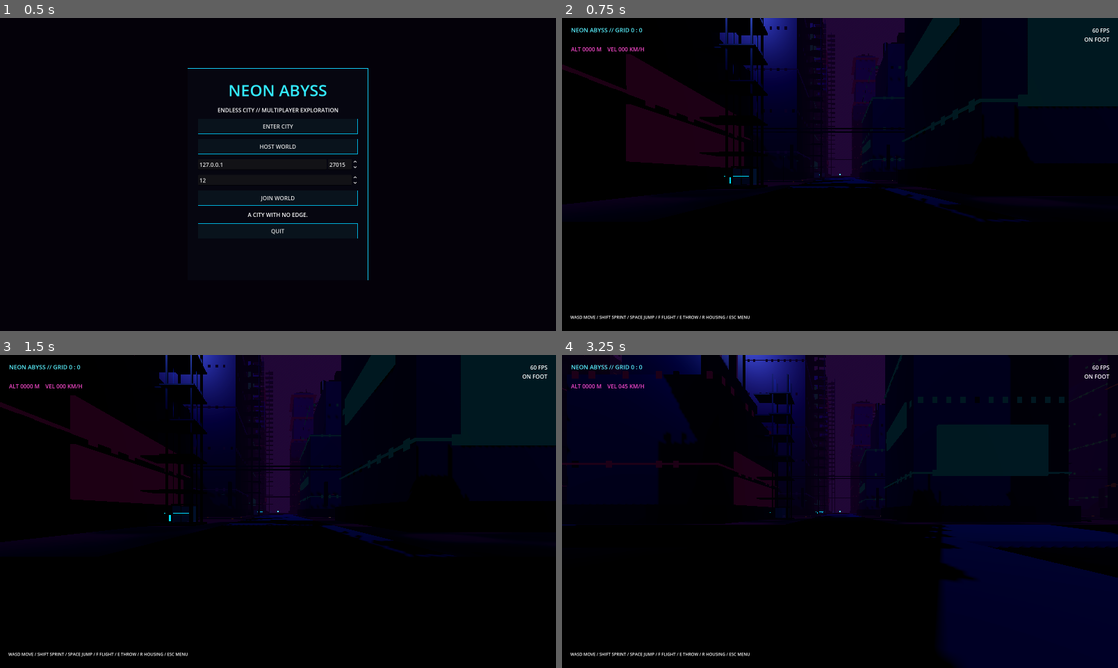
Above: before the commit, frames 1-4 (two rows, left to right).
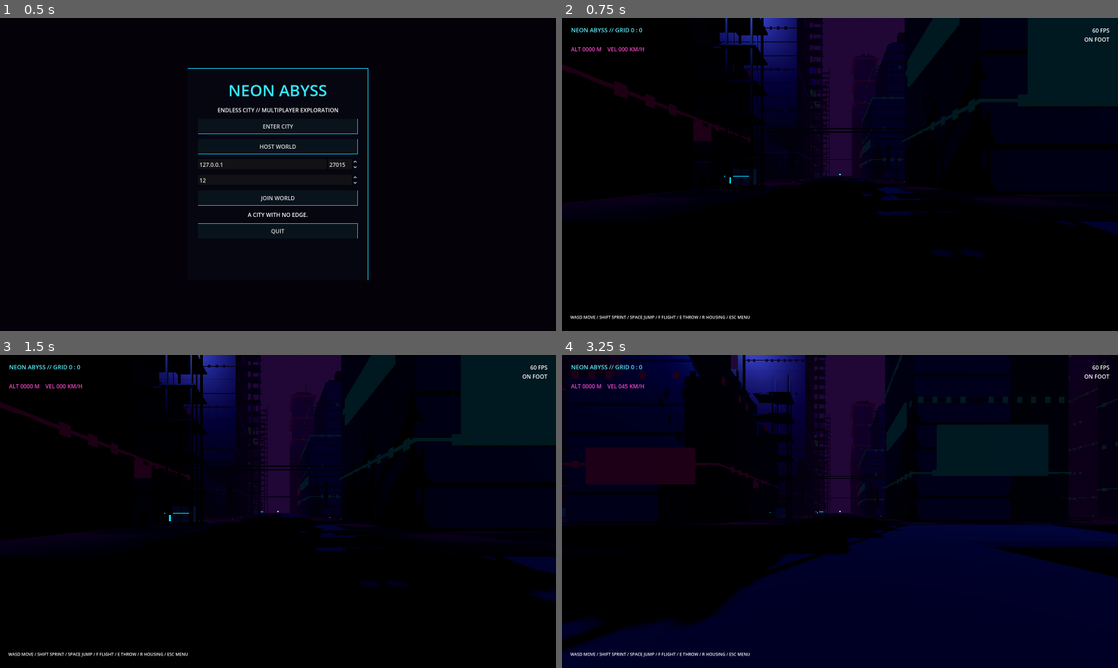
Above: after the commit, the same moments.

Repository: Liladizilla/neon-abyss
Game: Godot game, scene res://scenes/main.tscn
Two runs of this game, one before a commit and one after it. Both use one fixed random seed, a clock stepped at 60 frames per second and the inputs below.
Inputs (mouse positions are in pixels of both pictures, inside the frame that each line leads up to):
- Up to frame 1 (0.5 s): no input
- Up to frame 2 (0.75 s): click "ENTER CITY" at 0.5 s
- Up to frame 3 (1.5 s): tap Enter at 1.25 s; move the mouse to (305, 511) at 1.27 s; hold W (move_forward) from 1.28 s (still down); hold G (elevator_use) from 1.28 s (still down)
- Up to frame 4 (3.25 s): keep holding W (move_forward); tap Space (jump) at 1.52, 2.27 s; move the mouse to (812, 511) at 2.02 s; release G (elevator_use) at 2.03 s; tap R (interact) at 2.1 s; move the mouse to (851, 505) at 2.77 s; hold Shift (sprint) from 2.78 s (still down)

Frame 1 is identical in both runs. In frame 2, 5.8% of the frame differs, in the area x 0-100%, y 0-77%; in frame 3, 5.7%; in frame 4, 23%, in the area x 0-100%, y 0-100%.

Commit message:
Replace solid tower blocks with hollow walkable floor shells

Diff:
--- a/scripts/city_chunk.gd
+++ b/scripts/city_chunk.gd
@@ -175,17 +175,12 @@
             var building_index=ix*2+iz
             var neon:Color=NEON[rng.randi_range(0,NEON.size()-1)]
             var base_h=h*(0.58 if style==2 or style==4 else 0.72)
-            body_tx.append(Transform3D(Basis.from_scale(Vector3(w,base_h,d)),Vector3(x,base_h/2,z)))
-            body_colors.append(Color(0.68,0.72,0.86).lerp(Color(0.12,0.14,0.23),rng.randf_range(0.25,0.82)))
-            # Setback crowns and podiums turn each mass into a distinct skyline silhouette.
-            body_tx.append(Transform3D(Basis.from_scale(Vector3(w*1.08,2.4,d*1.08)),Vector3(x,1.2,z)))
-            body_colors.append(Color(0.12,0.16,0.25))
             var upper_h=h-base_h
             var upper_w=w*(0.58 if style==1 or style==4 else 0.78)
             var upper_d=d*(0.62 if style==0 or style==3 else 0.78)
-            body_tx.append(Transform3D(Basis.from_scale(Vector3(upper_w,upper_h,upper_d)),Vector3(x,base_h+upper_h/2,z)))
-            body_colors.append(Color(0.58,0.66,0.82).lerp(Color(0.09,0.11,0.19),rng.randf()))
-            colliders.append({"p":Vector3(x,h/2,z),"s":Vector3(w,h,d)})
+            var shell_color=Color(0.68,0.72,0.86).lerp(Color(0.12,0.14,0.23),rng.randf_range(0.25,0.82))
+            # Hollow shell replaces the old solid tower mass with walkable floor plates and stairs.
+            _append_hollow_tower(body_tx,body_colors,colliders,x,z,w,d,h,floors,base_h,upper_w,upper_d,shell_color)
             # Exterior glass elevator core with a visible landing for every generated floor.
             var lift_x=x+w*0.5+4.6
             var floor_height=h/float(floors)
@@ -302,6 +297,68 @@
             cs.position=data.p
             physics.add_child(cs)
         add_child(physics)
+func _append_hollow_tower(tx:Array[Transform3D],colors:Array[Color],colliders:Array[Dictionary],x:float,z:float,w:float,d:float,h:float,floors:int,base_h:float,upper_w:float,upper_d:float,shell_color:Color)->void:
+    var floor_height:=h/float(floors)
+    var floor_color:=Color(0.045,0.065,0.095)
+    var stair_color:=Color(0.12,0.18,0.25)
+    var slab:=0.28
+    var stair_opening_x:=3.3
+    var stair_opening_z:=3.5
+    for level in range(floors):
+        var y0:=float(level)*floor_height
+        var wall_height:=maxf(0.2,floor_height-0.12)
+        var cy:=y0+wall_height*0.5
+        var upper:=cy>=base_h
+        var fw:=upper_w if upper else w
+        var fd:=upper_d if upper else d
+        var hx:=fw*0.5
+        var hz:=fd*0.5
+        var side_depth:=maxf(1.0,(fd-stair_opening_z)*0.5)
+        var wall_specs:Array[Dictionary]=[
+            {"size":Vector3(0.48,wall_height,fd),"pos":Vector3(x-hx+0.24,cy,z)},
+            {"size":Vector3(0.48,wall_height,side_depth),"pos":Vector3(x+hx-0.24,cy,z-stair_opening_z*0.5-side_depth*0.5)},
+            {"size":Vector3(0.48,wall_height,side_depth),"pos":Vector3(x+hx-0.24,cy,z+stair_opening_z*0.5+side_depth*0.5)},
+            {"size":Vector3(fw,wall_height,0.48),"pos":Vector3(x,cy,z-hz+0.24)},
+            {"size":Vector3(fw,wall_height,0.48),"pos":Vector3(x,cy,z+hz-0.24)}
+        ]
+        for wall in wall_specs:
+            var dims:Vector3=wall.size
+            var at:Vector3=wall.pos
+            tx.append(Transform3D(Basis.from_scale(dims),at))
+            colors.append(shell_color)
+            colliders.append({"p":at,"s":dims})
+        # Four plate segments leave a central stair opening instead of a solid floor slab.
+        var side_width:=maxf(1.0,(fw-stair_opening_x)*0.5)
+        var end_depth:=maxf(1.0,(fd-stair_opening_z)*0.5)
+        var plates:Array[Dictionary]=[
+            {"size":Vector3(fw-slab,slab,end_depth),"pos":Vector3(x,y0+slab*0.5,z-(stair_opening_z*0.5+end_depth*0.5))},
+            {"size":Vector3(fw-slab,slab,end_depth),"pos":Vector3(x,y0+slab*0.5,z+(stair_opening_z*0.5+end_depth*0.5))},
+            {"size":Vector3(side_width,slab,stair_opening_z),"pos":Vector3(x-(stair_opening_x*0.5+side_width*0.5),y0+slab*0.5,z)},
+            {"size":Vector3(side_width,slab,stair_opening_z),"pos":Vector3(x+(stair_opening_x*0.5+side_width*0.5),y0+slab*0.5,z)}
+        ]
+        for plate in plates:
+            var dims:Vector3=plate.size
+            var at:Vector3=plate.pos
+            tx.append(Transform3D(Basis.from_scale(dims),at))
+            colors.append(floor_color)
+            colliders.append({"p":at,"s":dims})
+        # Alternating compact stair flights connect adjacent storeys.
+        for step in range(10):
+            var direction:=1.0 if level%2==0 else -1.0
+            var sx:=x+(0.78 if level%2==0 else -0.78)
+            var sz:=z-direction*1.35+direction*float(step)*0.30
+            var sy:=y0+float(step+1)*floor_height/10.0-0.12
+            var tread_size:=Vector3(1.15,0.22,0.34)
+            var tread_at:=Vector3(sx,sy,sz)
+            tx.append(Transform3D(Basis.from_scale(tread_size),tread_at))
+            colors.append(stair_color)
+            colliders.append({"p":tread_at,"s":tread_size})
+        var landing_size:=Vector3(2.2,0.22,1.2)
+        var landing_at:=Vector3(x+fw*0.5-1.1,y0+0.11,z)
+        tx.append(Transform3D(Basis.from_scale(landing_size),landing_at))
+        colors.append(floor_color)
+        colliders.append({"p":landing_at,"s":landing_size})
+
 func _add_elevator_car(local_x:float,local_z:float,height:float,floors:int,building_index:int):
     var car=AnimatableBody3D.new()
     car.name="ElevatorCab_%d"%building_index
